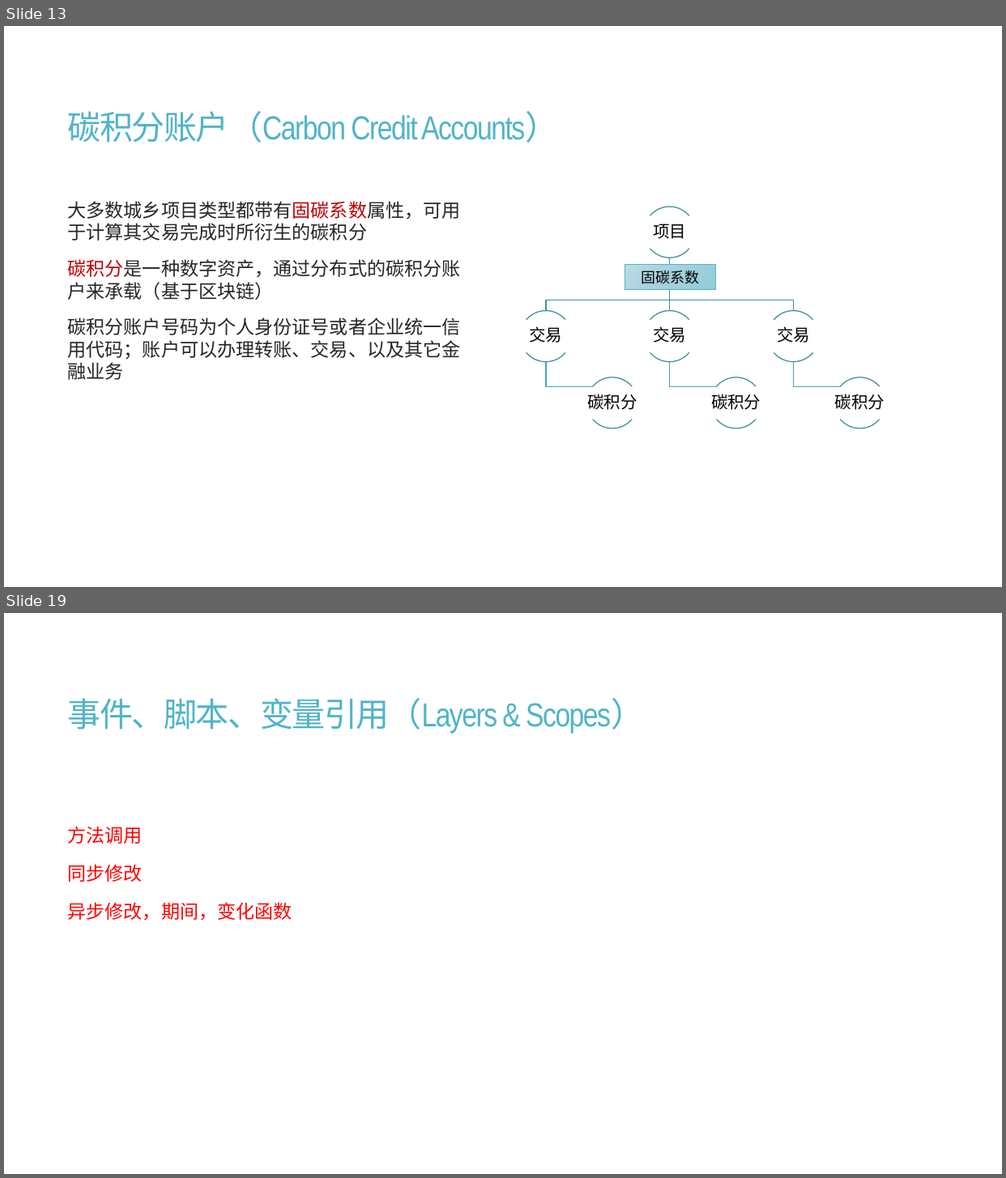
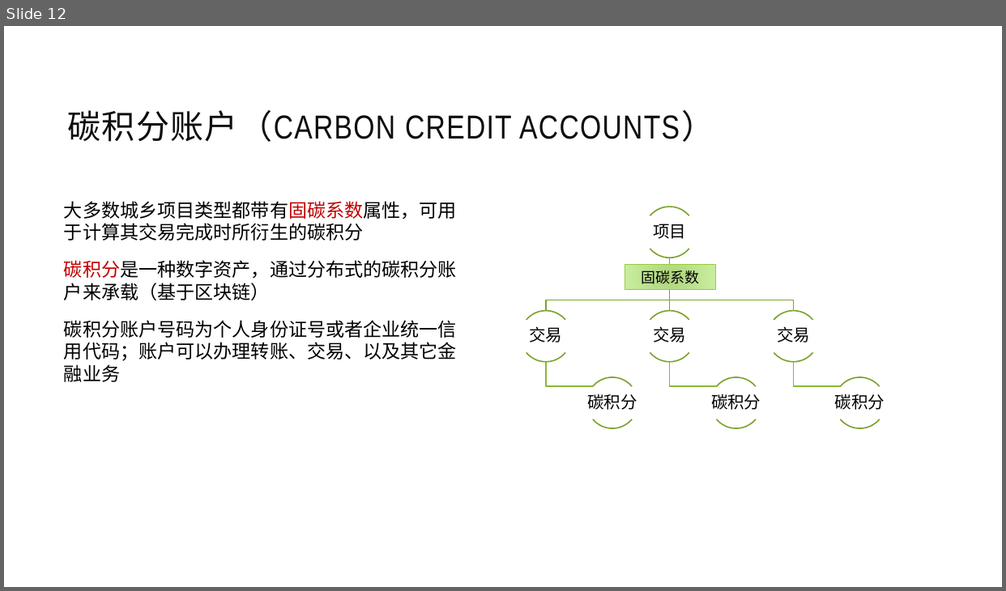
Before and after one commit to jzgi/chainfx, a slide deck: Docs/品链框架.pptx. Shown one above the other, each under a label of ours: slides 13 and 19 before the commit, slide 12 after it; the slides between them are not shown. The pictures are 1006x1178 and 1006x591 pixels, drawn with LibreOffice and Linux fonts; fonts in the diff are those of the drawing. Boxes give left, top, right and bottom in pixels: in the first picture for what was removed or moved away, otherwise in the second. Text is boxed around its words. In the diff, an @@ line names an element or a change of style, - is before the commit and + after.

```diff
--- a/Docs/品链框架.pptx
+++ b/Docs/品链框架.pptx
@@ slide 19 removed at (x1=4, y1=613, x2=1002, y2=1174), background #FFFFFF @@
@@ title removed at (x1=68, y1=698, x2=644, y2=734) @@
-事件、脚本、变量引用（Layers & Scopes）
@@ text removed at (x1=68, y1=826, x2=292, y2=921) @@
-方法调用
-同步修改
-异步修改，期间，变化函数
@@ what was slide 13 is now slide 12 @@
@@ slide 12 changed as well @@
@@ title at (x1=68, y1=110, x2=714, y2=142): text changed; text colour #50B4C8 to #0D0D0D @@
-碳积分账户（Carbon Credit Accounts）
+碳积分账户（CARBON CREDIT ACCOUNTS）
@@ text "大多数城乡项目类型都带有固碳系数属性，可用于计算其交易完成时所衍生的碳积分" at (x1=64, y1=201, x2=457, y2=382): text colour #262626 to #000000; more space between paragraphs @@
@@ rectangle "固碳系数" at (x1=625, y1=265, x2=716, y2=290): fill gradient #BDDCE5 to #A5D1DD to #94CBD9 to gradient #B0D57D to #CAEEA0; outline #50B4C8 0.75 pt to #99CB38 0.75 pt @@
@@ outline #49A3B6 1 pt to #8BB833 1.25 pt in 3 elements at (x1=794, y1=362, x2=841, y2=386), (x1=670, y1=362, x2=717, y2=386), (x1=546, y1=362, x2=593, y2=386) @@
@@ outline #4090A0 1 pt to #7BA32D 1.25 pt in 17 elements at (x1=670, y1=258, x2=793, y2=311), (x1=666, y1=258, x2=673, y2=311), (x1=546, y1=258, x2=670, y2=311), (x1=644, y1=207, x2=695, y2=258), (x1=644, y1=207, x2=695, y2=258), (x1=521, y1=311, x2=572, y2=362), (x1=521, y1=311, x2=572, y2=362), (x1=587, y1=378, x2=638, y2=429), (x1=587, y1=378, x2=638, y2=429), (x1=644, y1=311, x2=695, y2=362), (x1=644, y1=311, x2=695, y2=362), (x1=710, y1=378, x2=761, y2=429), (x1=710, y1=378, x2=761, y2=429), (x1=768, y1=311, x2=819, y2=362), (x1=768, y1=311, x2=819, y2=362), (x1=834, y1=378, x2=885, y2=429), (x1=834, y1=378, x2=885, y2=429) @@
```
Also in this commit, not shown: 15 other slides changed, 2 slides added, 19 other slides removed, 17 other files.
